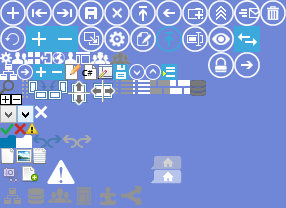
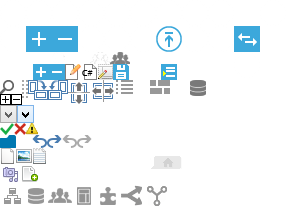
Before/after of a 286x208 layered artwork. What changed in the layer stack:
added layer "Relation" in group "Sidebar" over [147, 186, 167, 206]
hid "BG" over [0, 0, 286, 208]
